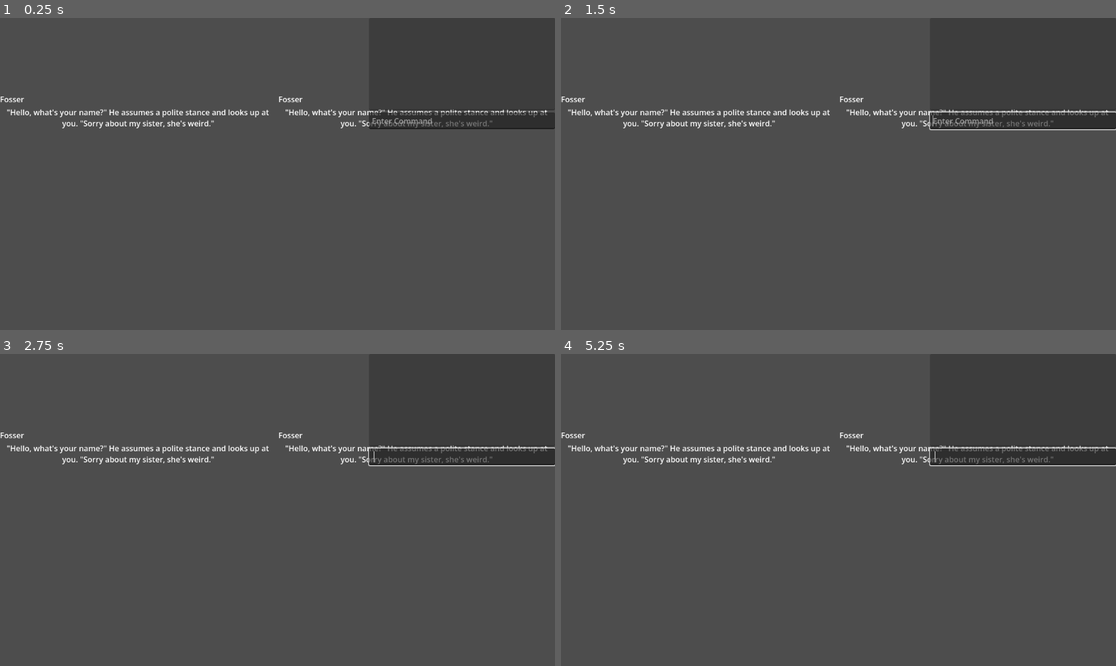
Above: before the commit, frames 1-4 (two rows, left to right).
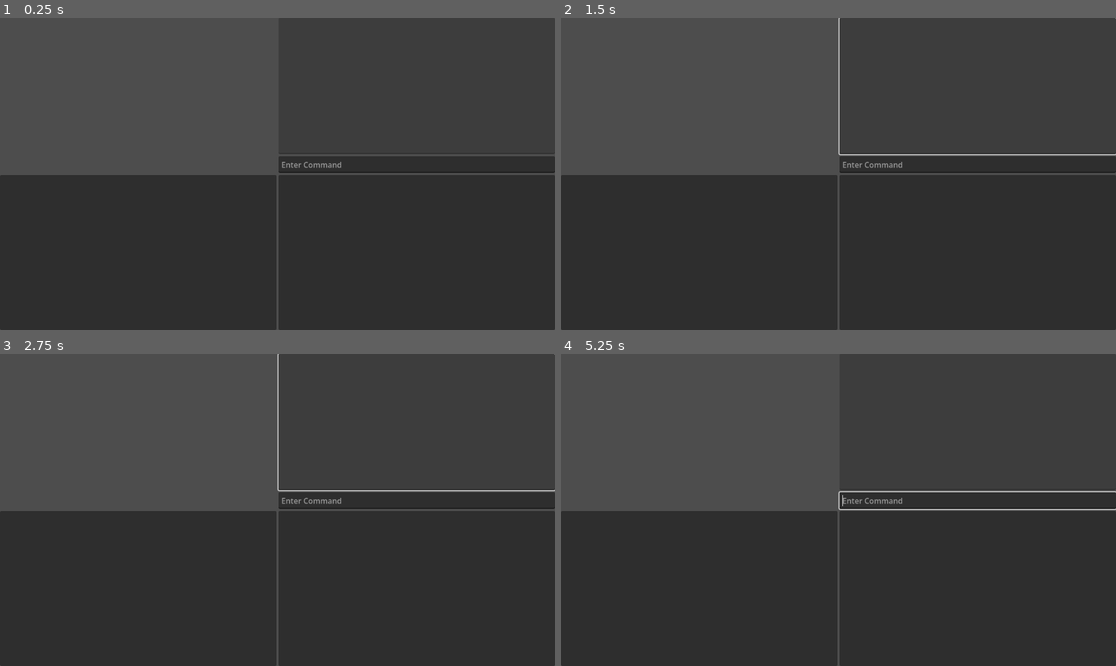
Above: after the commit, the same moments.

Repository: Roboticy3/Louder
Game: Godot game, scene res://proto_simulator/proto_simulator_wrapper.tscn
Two runs of this game, one before a commit and one after it. Both use one fixed random seed, a clock stepped at 60 frames per second and the inputs below. This scene is started directly instead of the project's main scene.
Inputs (mouse positions are in pixels of both pictures, inside the frame that each line leads up to):
- Up to frame 1 (0.25 s): no input
- Up to frame 2 (1.5 s): click (977, 136) at 0.5 s, where only the run before the commit has a clickable "'I don't know'"; tap Enter (command_send) at 1.25 s; drag from (1021, 120) to (894, 105) at 1.27 s
- Up to frame 3 (2.75 s): tap Space at 2 s; drag from (444, 556) to (249, 572) at 2.02 s
- Up to frame 4 (5.25 s): tap Enter (command_send) at 2.75, 4.25 s; move the mouse to (672, 463) at 2.77 s; hold Down (ui_down) 2.78-3.5 s; hold Enter (command_send) 2.78-3.5 s; tap 1 at 2.85 s; tap Space at 3.5, 5 s; drag from (866, 510) to (672, 463) at 3.52 s; move the mouse to (755, 432) at 4.27 s; hold Down (ui_down) 4.28-5 s; hold Enter (command_send) 4.28-5 s; drag from (960, 494) to (755, 432) at 5.02 s

The runs differ from the first frame. In frame 1, 54% of the frame differs, in the area x 0-100%, y 25-100%; in frame 2, 54%; in frame 3, 54%; in frame 4, 54%.

Commit message:
added command to change speakers in the proto simulator

Diff:
--- a/editor/proto_simulator/proto_simulator_wrapper.tscn
+++ b/editor/proto_simulator/proto_simulator_wrapper.tscn
@@ -36,9 +36,44 @@
 grow_vertical = 2
 columns = 2
 
+[node name="RichTextLabel" type="RichTextLabel" parent="CanvasLayer/Grid" unique_id=1023735506]
+layout_mode = 2
+fit_content = true
+
+[node name="Control" type="Control" parent="CanvasLayer/Grid" unique_id=1049670308]
+layout_mode = 2
+size_flags_vertical = 3
+
+[node name="VBoxContainer" type="VBoxContainer" parent="CanvasLayer/Grid/Control" unique_id=1155212054]
+layout_mode = 1
+anchors_preset = 15
+anchor_right = 1.0
+anchor_bottom = 1.0
+grow_horizontal = 2
+grow_vertical = 2
+
+[node name="CodeEdit" type="CodeEdit" parent="CanvasLayer/Grid/Control/VBoxContainer" unique_id=1876542513]
+layout_mode = 2
+size_flags_vertical = 3
+editable = false
+context_menu_enabled = false
+emoji_menu_enabled = false
+shortcut_keys_enabled = false
+wrap_mode = 1
+indent_wrapped_lines = true
+
+[node name="CodeEdit2" type="CodeEdit" parent="CanvasLayer/Grid/Control/VBoxContainer" unique_id=711150527 node_paths=PackedStringArray("simulator", "output_stream")]
+layout_mode = 2
+placeholder_text = "Enter Command"
+scroll_fit_content_height = true
+script = ExtResource("6_6fql2")
+simulator = NodePath("../../../../../PSSimulator")
+output_stream = NodePath("../CodeEdit")
+
 [node name="Panel" type="Panel" parent="CanvasLayer/Grid" unique_id=708492661]
 layout_mode = 2
 size_flags_horizontal = 3
+size_flags_vertical = 3
 
 [node name="Control" parent="CanvasLayer/Grid/Panel" unique_id=644629500 node_paths=PackedStringArray("simulator", "config") instance=ExtResource("4_hwksk")]
 layout_mode = 1
@@ -46,11 +81,11 @@
 simulator = NodePath("../../../../PSSimulator")
 config = NodePath("../../../../PSConfig")
 my_speakers = PackedStringArray("Freya", "Volition", "Structure", "Sight", "Strategy", "Life", "Death")
-mute = true
 
 [node name="Panel2" type="Panel" parent="CanvasLayer/Grid" unique_id=934824621]
 layout_mode = 2
 size_flags_horizontal = 3
+size_flags_vertical = 3
 
 [node name="Control" parent="CanvasLayer/Grid/Panel2" unique_id=1827982243 node_paths=PackedStringArray("simulator", "config") instance=ExtResource("4_hwksk")]
 layout_mode = 1
@@ -58,36 +93,3 @@
 simulator = NodePath("../../../../PSSimulator")
 config = NodePath("../../../../PSConfig")
 my_speakers = PackedStringArray("Benjamin", "Heart", "Stars", "Planets", "Memory", "Rhythm", "Future")
-
-[node name="Control" type="Control" parent="CanvasLayer" unique_id=1049670308]
-layout_mode = 3
-anchors_preset = 1
-anchor_left = 1.0
-anchor_right = 1.0
-offset_left = -386.0
-offset_bottom = 231.0
-grow_horizontal = 0
-
-[node name="VBoxContainer" type="VBoxContainer" parent="CanvasLayer/Control" unique_id=1155212054]
-layout_mode = 1
-anchors_preset = 15
-anchor_right = 1.0
-anchor_bottom = 1.0
-grow_horizontal = 2
-grow_vertical = 2
-
-[node name="CodeEdit" type="CodeEdit" parent="CanvasLayer/Control/VBoxContainer" unique_id=1876542513]
-layout_mode = 2
-size_flags_vertical = 3
-editable = false
-context_menu_enabled = false
-emoji_menu_enabled = false
-shortcut_keys_enabled = false
-
-[node name="CodeEdit2" type="CodeEdit" parent="CanvasLayer/Control/VBoxContainer" unique_id=711150527 node_paths=PackedStringArray("simulator", "output_stream")]
-layout_mode = 2
-placeholder_text = "Enter Command"
-scroll_fit_content_height = true
-script = ExtResource("6_6fql2")
-simulator = NodePath("../../../../PSSimulator")
-output_stream = NodePath("../CodeEdit")
--- a/editor/proto_simulator/ps_command_line.gd
+++ b/editor/proto_simulator/ps_command_line.gd
@@ -7,7 +7,8 @@
 	OK = 0,
 	SYNTAX = 1,
 	UNRECOGNIZED,
-	SIMULATOR
+	SIMULATOR,
+	INDEX,
 }
 
 var busy := false
@@ -22,12 +23,14 @@
 		if command.is_empty(): error = CommandError.UNRECOGNIZED
 		else: match command[0]:
 			"warp": error = warp(command)
+			"setspeakers": error = setspeakers(command)
 			_: error = CommandError.UNRECOGNIZED
 
 	match error:
 		CommandError.SYNTAX: output_stream.text += "command \"" + text + "\" exited with syntax error.\n"
 		CommandError.UNRECOGNIZED: output_stream.text += "command \"" + text + "\" was not recognized.\n"
 		CommandError.SIMULATOR: output_stream.text += "simulator could not process command \"" + text + "\". Exited with simulator error.\n"
+		CommandError.SIMULATOR: output_stream.text += "command \"" + text + "\" caused an index exception.\n"
 
 	await get_tree().process_frame
 	text = ""
@@ -44,6 +47,22 @@
 		output_stream.text += "failed to warp to position " + str(command[1]) + "\n"
 		return CommandError.SIMULATOR
 
+func setspeakers(command:Array) -> CommandError:
+	if command.size() < 3: return CommandError.SYNTAX
+
+	if !str(command[1]).is_valid_int(): return CommandError.SYNTAX
+
+	var vi = int(command[1])
+	var views := get_tree().get_nodes_in_group(&"ps_conversation_view")
+	if vi < 0 || vi >= views.size(): return CommandError.INDEX
+
+	var speakers = views[vi].get("my_speakers")
+	views[vi].set("my_speakers", command.slice(2))
+	views[vi].call("update")
+	output_stream.text += "changed my_speakers on viewer " + str(vi) + " from " + str(speakers) + " to " + str(command.slice(2)) + "\n"
+
+	return CommandError.OK
+
 # Called every frame. 'delta' is the elapsed time since the previous frame.
 func _gui_input(event:InputEvent) -> void:
 	if event.is_action_pressed("command_send"):
--- a/editor/proto_simulator/ps_conversation_view.gd
+++ b/editor/proto_simulator/ps_conversation_view.gd
@@ -1,4 +1,6 @@
 extends Node
+
+@export var group := &"ps_conversation_view"
 
 @export var simulator: PSSimulator
 
@@ -10,6 +12,8 @@
 var _components: Array[Node] = []
 
 func _ready() -> void:
+	add_to_group(group)
+
 	_collect_ui_components(self, _components)
 	for component in _components:
 		if component is PSChoicesContainer:
--- a/editor/proto_simulator/ps_simulator.gd
+++ b/editor/proto_simulator/ps_simulator.gd
@@ -136,7 +136,7 @@
 	var re := RegEx.create_from_string(r"\s*([a-zA-Z][a-zA-Z0-9_]*)\s*(=)\s*(.*)")
 	for expression in expressions_arr:
 		var matches := re.search(expression)
-		if matches.strings.size() < 4:
+		if matches and matches.strings.size() < 4:
 			push_error("Assignment ", expression, " is incomplete. Expected the form \"<identifier> = <expression>\"")
 			continue
 
